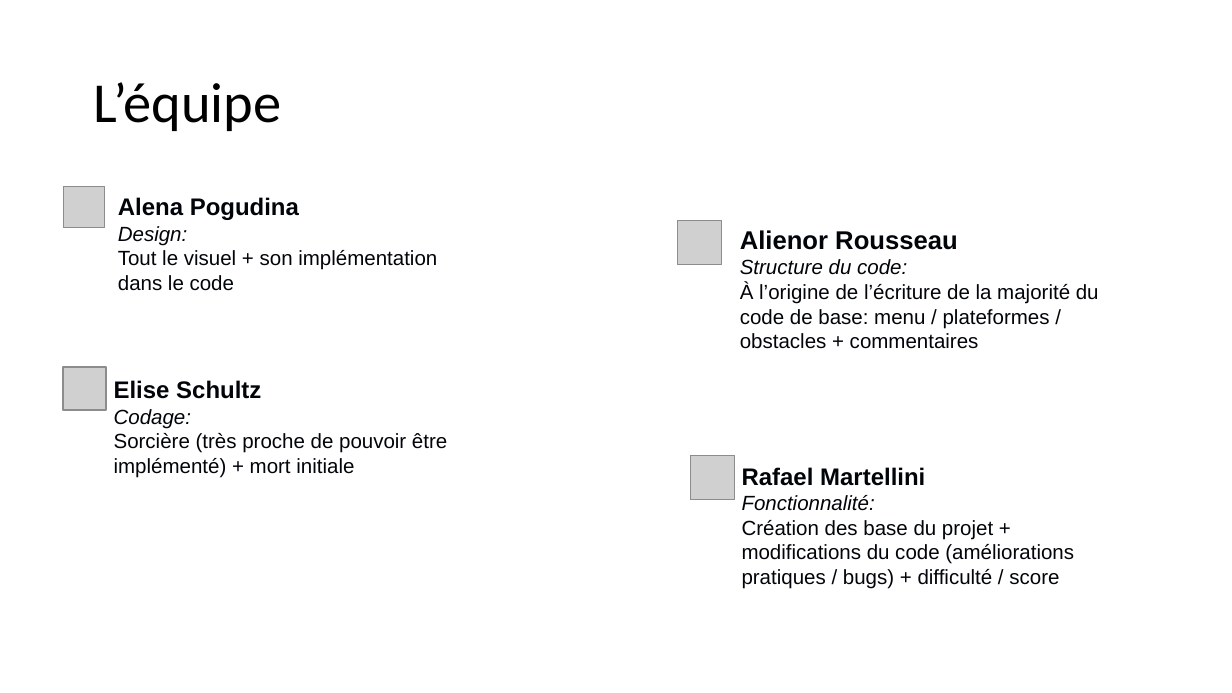
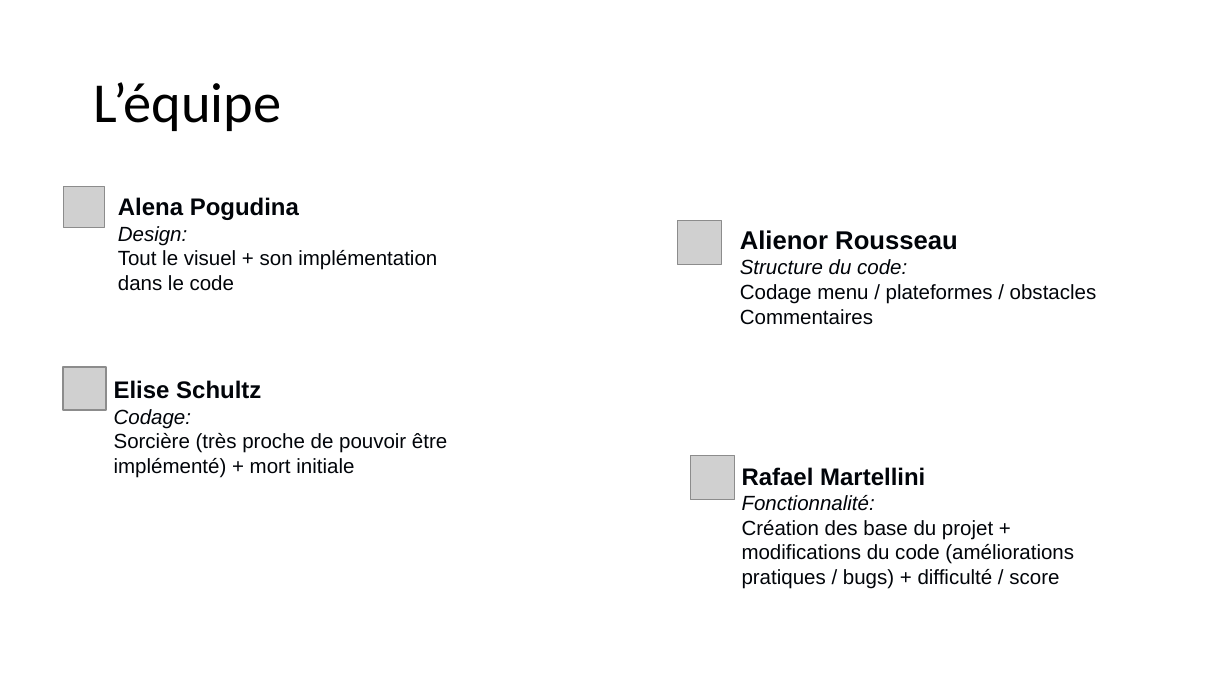
Before and after one commit to alenalecaca/Hansel-and-gretel, a slide deck: slide 3 of Hansel-Gretel.pptx. Drawn at 1232x693 pixels with LibreOffice and Linux fonts; fonts in the diff are those of the drawing; grey boxes stand for pictures. Boxes give left, top, right and bottom in pixels: in the first picture for what was removed or moved away, otherwise in the second. Text is boxed around its words. In the diff, an @@ line names an element or a change of style, - is before the commit and + after.

```diff
--- a/Hansel-Gretel.pptx
+++ b/Hansel-Gretel.pptx
@@ text at box(740, 284, 1097, 325): text changed @@
-À l’origine de l’écriture de la majorité du code de base: menu / plateformes / obstacles + commentaires
+Codage menu / plateformes / obstacles
+Commentaires
```
Also in this commit, not shown: 4 other slides changed.
